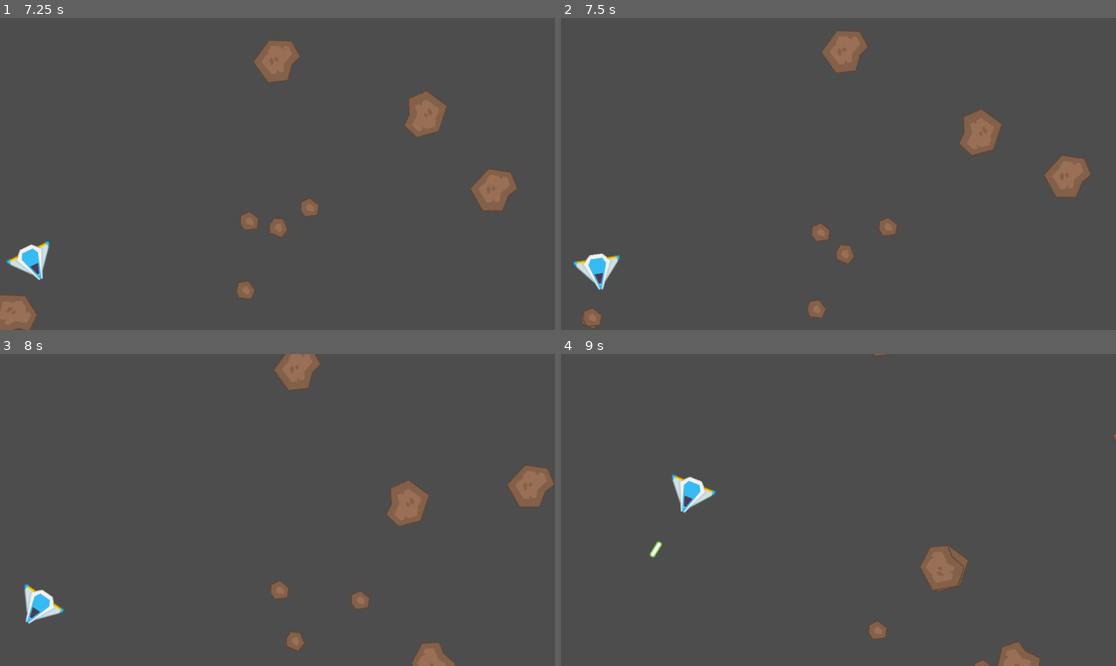
Above: before the commit, frames 1-4 (two rows, left to right).
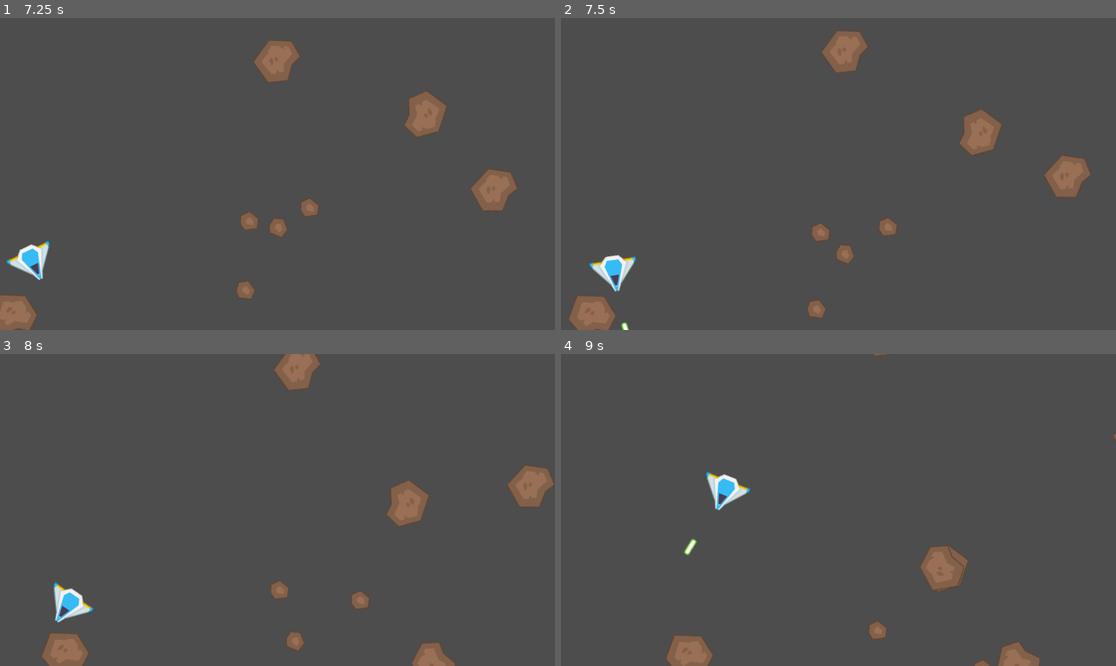
Above: after the commit, the same moments.

Repository: wsteo/asteroids-clone-godot
Game: Godot game, scene res://main.tscn
Two runs of this game, one before a commit and one after it. Both use one fixed random seed, a clock stepped at 60 frames per second and the inputs below.
Inputs:
- Up to frame 1 (7.25 s): tap Enter at 0.5 s; hold D (right) 0.53-1.28 s; tap Space (shoot) every 0.75 s from 0.6 to 6.6 s; hold S (down) 1.28-2.03 s; hold D (right) 2.03-2.78 s; hold W (up) 2.78-3.53 s; hold A (left) 3.53-5.03 s; hold S (down) 5.03-5.78 s; hold D (right) 5.78-6.53 s; hold W (up) from 6.53 s (still down)
- Up to frame 2 (7.5 s): release W (up) at 7.28 s; hold D (right) from 7.28 s (still down); tap Space (shoot) at 7.35 s
- Up to frame 3 (8 s): keep holding D (right)
- Up to frame 4 (9 s): release D (right) at 8.03 s; hold S (down) 8.03-8.78 s; tap Space (shoot) at 8.1, 8.85 s; hold A (left) from 8.78 s (still down)

Frame 1 is identical in both runs. In frame 2, 1.4% of the frame differs, in the area x 1-14%, y 75-100%; in frame 3, 1.7%; in frame 4, 1.8%, in the area x 15-35%, y 37-100%.

Commit message:
Add player now detect collision from asteroids

Diff:
--- a/asteroid_big.tscn
+++ b/asteroid_big.tscn
@@ -8,7 +8,7 @@
 radius = 43.0116
 
 [node name="Asteroid_Big" type="RigidBody2D" groups=["asteroid"]]
-collision_layer = 2
+collision_layer = 3
 collision_mask = 0
 gravity_scale = 0.0
 max_contacts_reported = 1
--- a/asteroid_medium.tscn
+++ b/asteroid_medium.tscn
@@ -8,7 +8,7 @@
 radius = 17.0
 
 [node name="Asteroid_Medium" type="RigidBody2D" groups=["asteroid"]]
-collision_layer = 2
+collision_layer = 3
 collision_mask = 0
 gravity_scale = 0.0
 max_contacts_reported = 1
--- a/asteroid_small.tscn
+++ b/asteroid_small.tscn
@@ -7,7 +7,7 @@
 radius = 12.0
 
 [node name="Asteroid_Small" type="RigidBody2D" groups=["asteroid"]]
-collision_layer = 2
+collision_layer = 3
 collision_mask = 0
 gravity_scale = 0.0
 max_contacts_reported = 1
--- a/player.gd
+++ b/player.gd
@@ -13,7 +13,11 @@
 func _physics_process(delta):
 	get_input()
 	rotation += rotation_direction * rotation_speed * delta
-	move_and_slide()
+	var collision_info = move_and_slide()
+	for i in get_slide_collision_count():
+		var collision = get_slide_collision(i)
+		if(collision.get_collider().is_in_group("asteroid")):
+			print("hit asteroid")
 
 	if Input.is_action_just_pressed("shoot"):
 		var bullet = bullet_scene.instantiate()
--- a/player.tscn
+++ b/player.tscn
@@ -7,7 +7,7 @@
 [sub_resource type="RectangleShape2D" id="RectangleShape2D_ge7sp"]
 size = Vector2(96, 74)
 
-[node name="Player" type="CharacterBody2D"]
+[node name="Player" type="CharacterBody2D" groups=["player"]]
 script = ExtResource("1_6jc2o")
 bullet_scene = ExtResource("2_wh04r")
 
